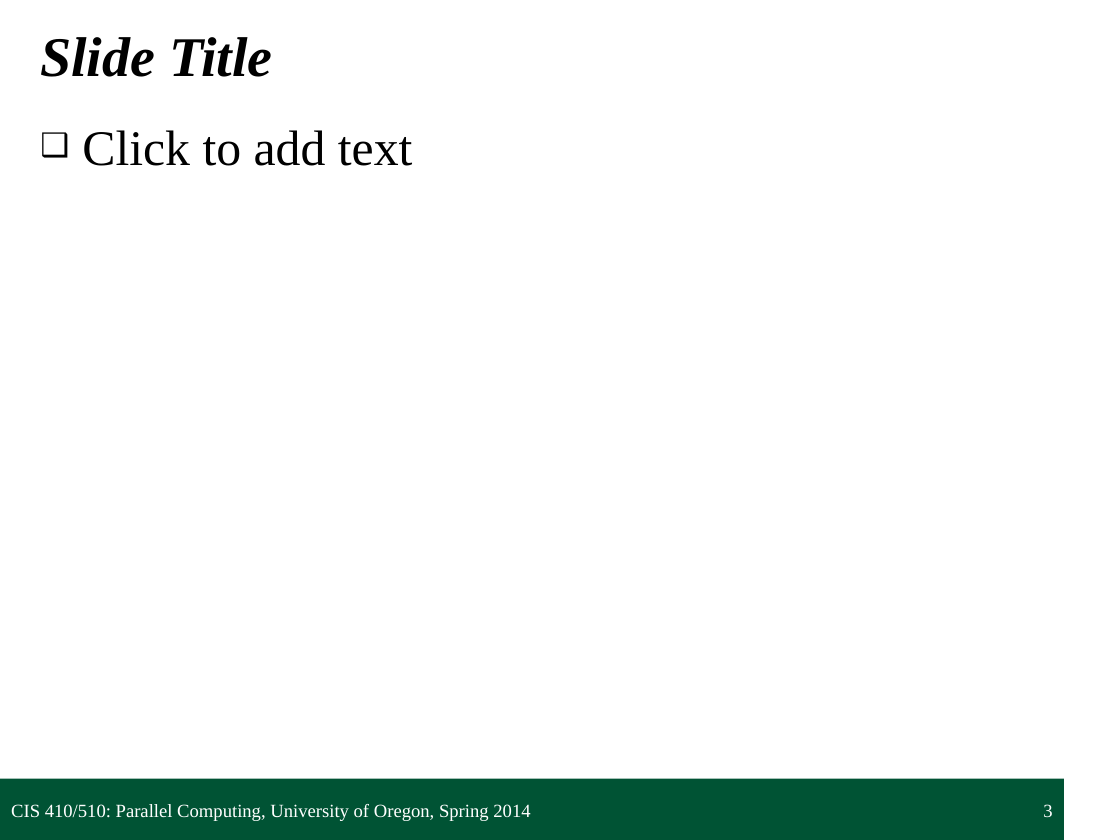
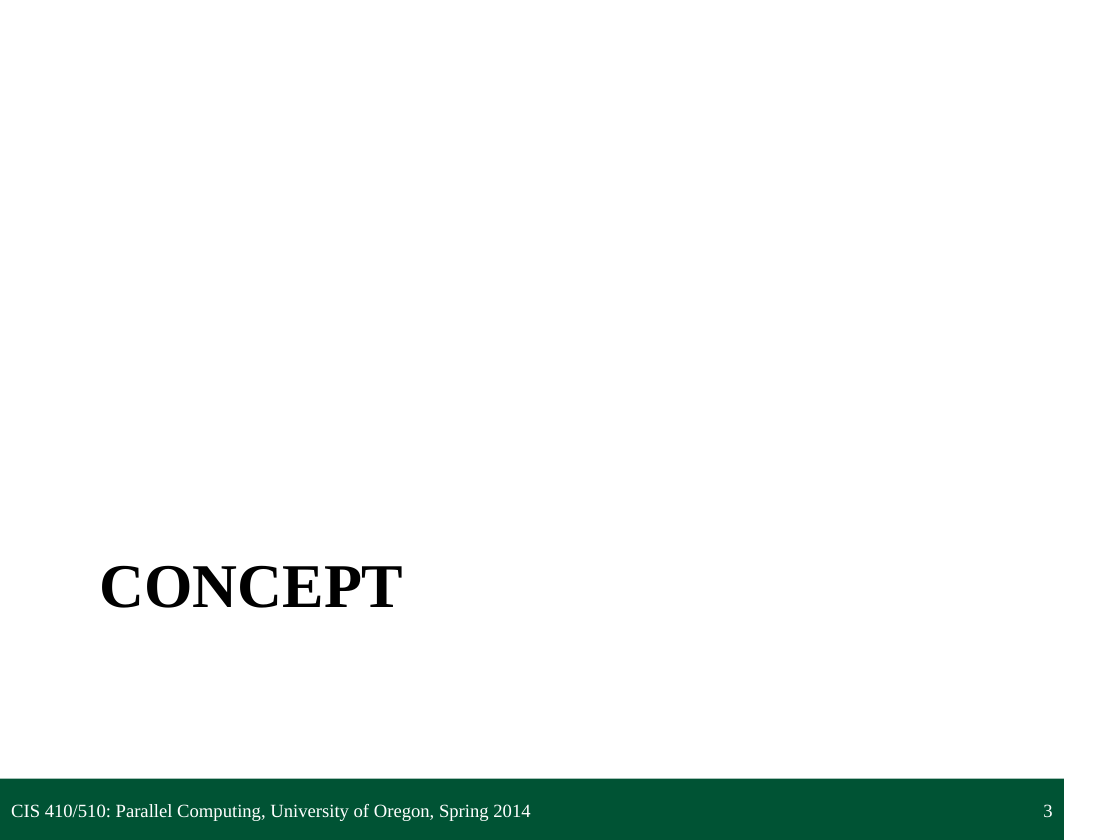
Before and after one commit to UOregonParallel/CourseMaterials, a slide deck: slide 3 of lecture_content/classSlides/6_pipelinePattern/pipelinePattern.pptx. Drawn at 1120x840 pixels with LibreOffice and Linux fonts; fonts in the diff are those of the drawing; background and template pictures are left out. Boxes give left, top, right and bottom in pixels: in the first picture for what was removed or moved away, otherwise in the second. Text is boxed around its words. In the diff, an @@ line names an element or a change of style, - is before the commit and + after.

```diff
--- a/lecture_content/classSlides/6_pipelinePattern/pipelinePattern.pptx
+++ b/lecture_content/classSlides/6_pipelinePattern/pipelinePattern.pptx
@@ title removed at (40, 37, 272, 77) @@
-Slide Title
@@ text removed at (82, 130, 413, 166) @@
-❑ Click to add text
@@ title added at (100, 565, 404, 608), 40 pt, text #000000, bold @@
+CONCEPT
```
Also in this commit, not shown: 2 other slides changed, 25 slides added.
